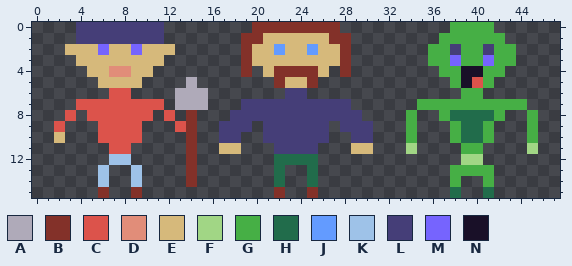
A pixel-art sprite gets an edit: assets/sprites.png. That is the earlier state.
The file is 48x16 pixels.
Palette (. is transparent): A #afaab9  B #833129  C #dc534b  D #e18d79  E #d6b97b  F #a1d685  G #46af45  H #216c4b  J #639bff  K #9ec2e8  L #453e78  M #7664fe  N #191028
Pixels before, first column x 2:
 0 ..LLLLLLLL........BBBBBBBB..........GGGG....
 1 ..LLLLLLLL.......BBEEEEEEBB........GGGGGG...
 2 .EEEMEEMEEE......BEEJEEJEEB.......GGLGGLGG..
 3 ..EEEEEEEE.......BEEEEEEEEB.......GGMGGMGG..
 4 ...EEDDEE........B.EBBBBE.B........GGNNGG...
 5 ....EEEE....A.......BEEB............GNCG....
 6 .....CC....AAA.......LL..............GG.....
 7 ..CCCCCCCC.AAA...LLLLLLLLLL......GGGGGGGGGG.
 8 .C.CCCCCC.C.B...LLLLLLLLLLLL....G..GHHHHG..G
 9 C...CCCC...CB..LLL.LLLLLL.LLL...G...GHHG...G
10 E...CCCC....B..LL..LLLLLL..LL...G...GHHG...G
11 .....CC.....B..EE...LLLL...EE...F....GG....F
12 .....KK.....B.......HHHH.............FF.....
13 ....K..K....B.......H..H............GGGG....
14 ....K..K....B.......H..H............G..G....
15 ....B..B............B..B............H..H....
And afterwards:
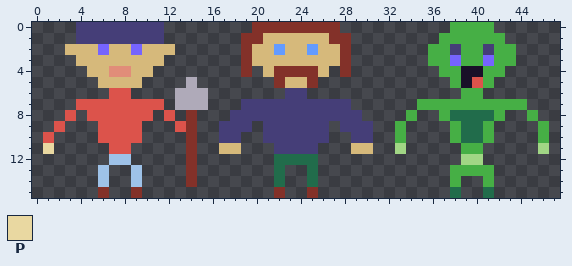
Colours new in this view: P #e9d8a1
Changes in this commit:
y 9: x 33..34 .G -> G.; x 45..46 G. -> .G
y 10: x 1..2 .E -> C.; x 33..34 .G -> G.; x 45..46 G. -> .G
y 11: x 1 . -> P; x 33..34 .F -> F.; x 45..46 F. -> .F
Where, in picture pixels (left, top, right, bottom), the same in both pictures:
changed: (395, 121, 417, 154)
changed: (527, 121, 549, 154)
changed: (43, 132, 65, 154)
